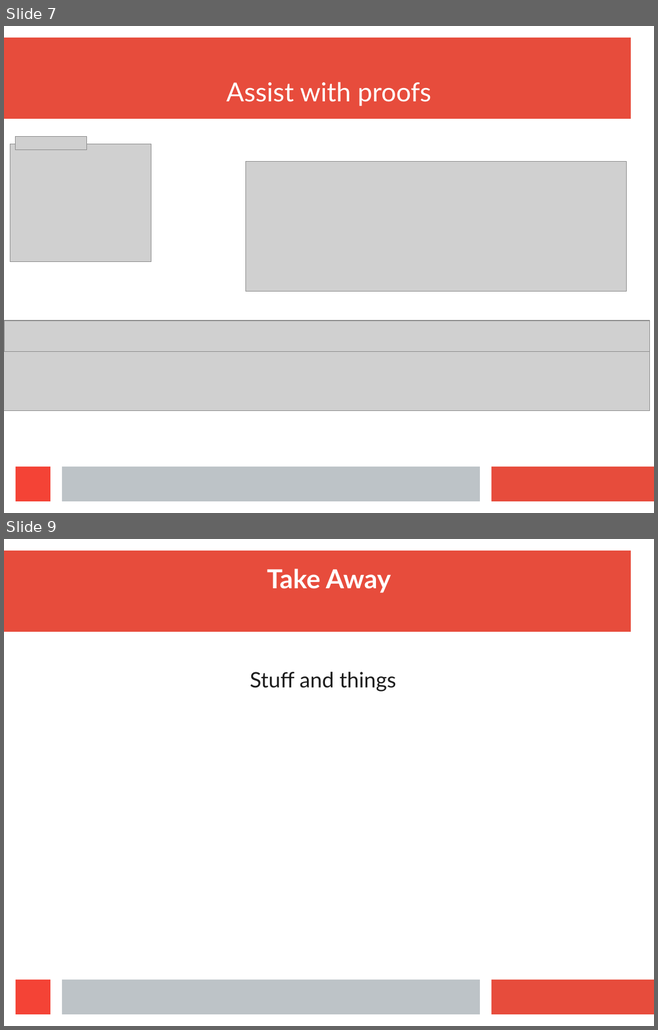
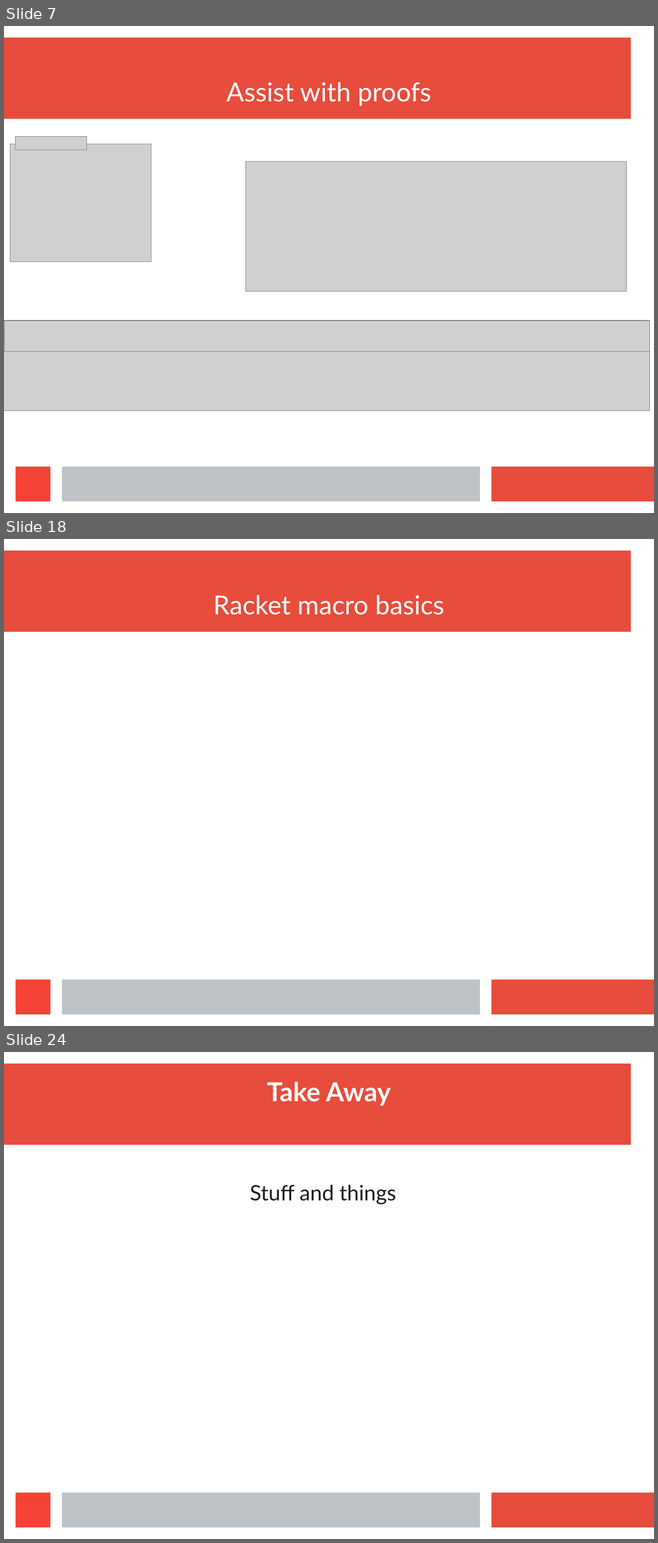
Before and after one commit to wilbowma/cur, a slide deck: hope-2016/slides.odp. Shown one above the other, each under a label of ours: slides 7 and 9 before the commit, slides 7, 18 and 24 after it; the slides between them are not shown. The pictures are 658x1030 and 658x1543 pixels, drawn with LibreOffice and Linux fonts; fonts in the diff are those of the drawing; grey boxes stand for pictures. Boxes give left, top, right and bottom in pixels: in the first picture for what was removed or moved away, otherwise in the second. Text is boxed around its words. In the diff, an @@ line names an element or a change of style, - is before the commit and + after.

```diff
--- a/hope-2016/slides.odp
+++ b/hope-2016/slides.odp
@@ slide 18 added at [4,539,654,1026], background #FFFFFF; not listed: 4 template elements that a slide beside it also shows @@
@@ title added at [213,595,444,615], 32 pt, text #FFFFFF @@
+Racket macro basics
@@ what was slide 9 is now slide 24 @@
```
Also in this commit, not shown: 1 slide changed, 14 other slides added.
